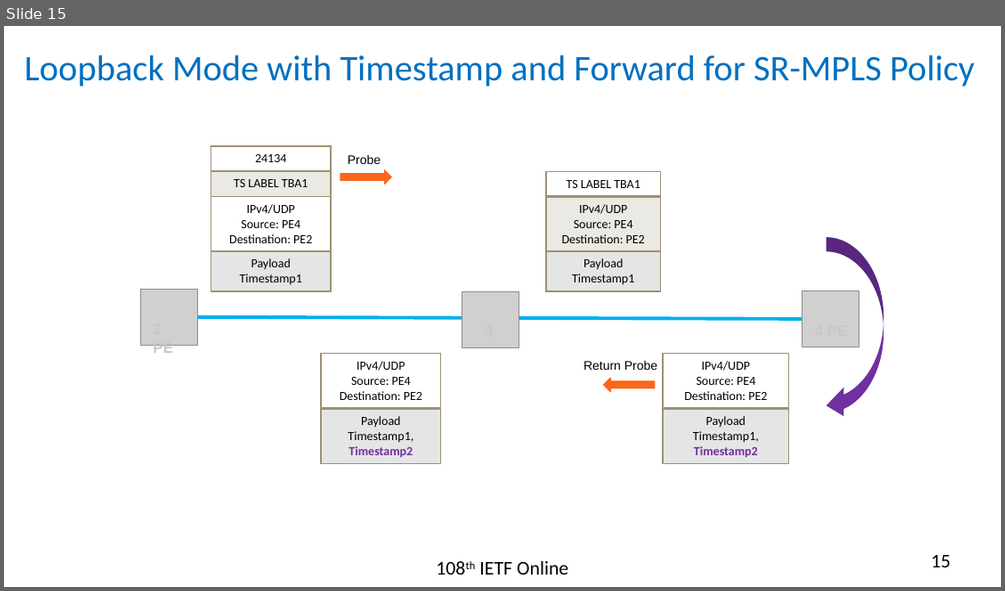
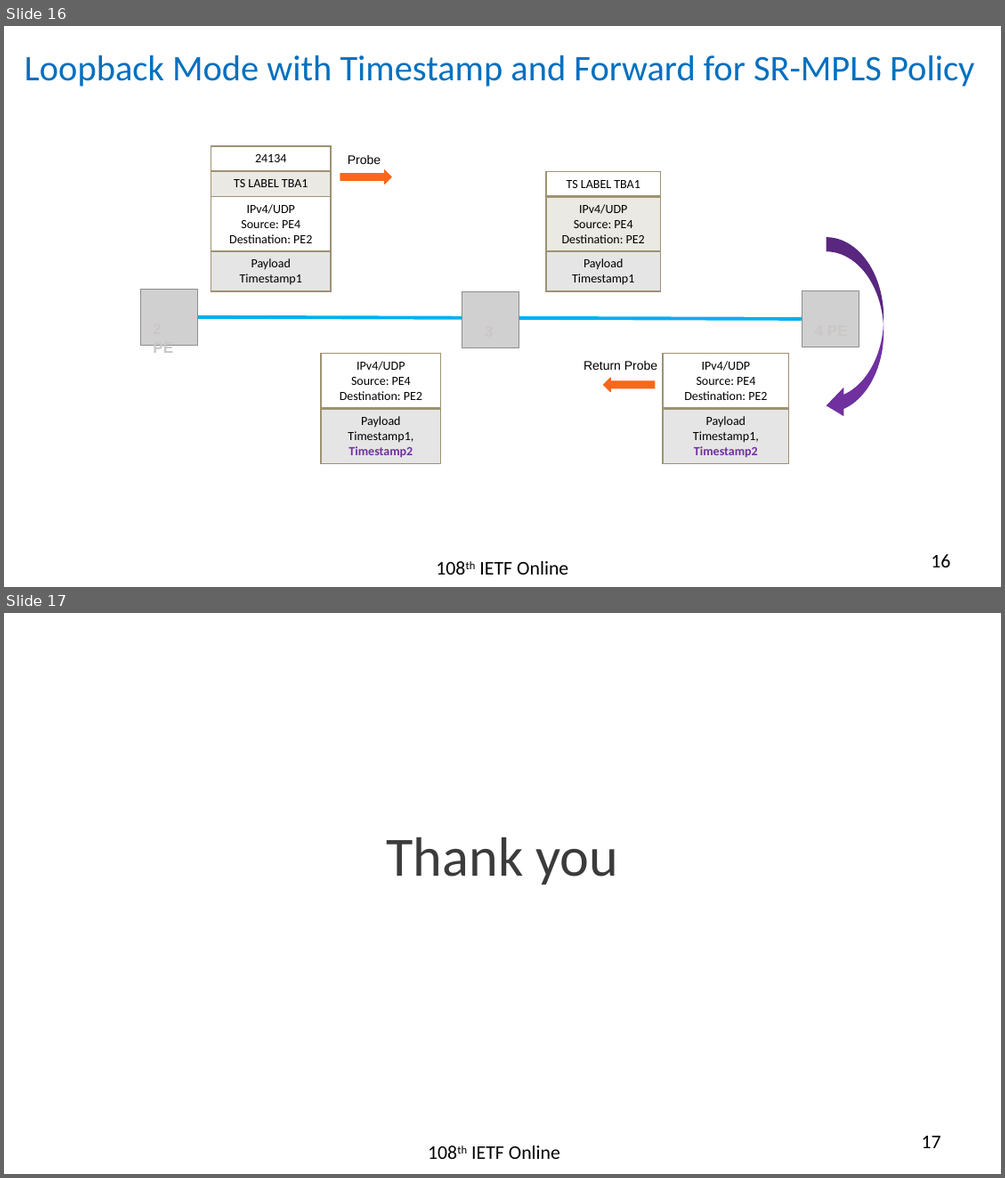
Before and after one commit to rakgandhi/ietf-slides, a slide deck: draft-gandhi-spring-sr-enhanced-plm-02.pptx. Shown one above the other, each under a label of ours: slide 15 before the commit, slides 16 and 17 after it. The pictures are 1005x591 and 1005x1178 pixels, drawn with LibreOffice and Linux fonts; fonts in the diff are those of the drawing; grey boxes stand for pictures. Boxes give left, top, right and bottom in pixels: in the first picture for what was removed or moved away, otherwise in the second. Text is boxed around its words. In the diff, an @@ line names an element or a change of style, - is before the commit and + after.

```diff
--- a/draft-gandhi-spring-sr-enhanced-plm-02.pptx
+++ b/draft-gandhi-spring-sr-enhanced-plm-02.pptx
@@ slide 17 added at bbox=[4, 613, 1001, 1174], background #FFFFFF @@
@@ text added at bbox=[387, 837, 618, 884], 40 pt, text #3B3B3B @@
+Thank you
@@ text added at bbox=[471, 1145, 560, 1159], 14 pt, text #000000 @@
+108th IETF Online
@@ page number added at bbox=[922, 1135, 941, 1148], 14 pt, text #000000 @@
+17
@@ what was slide 15 is now slide 16 @@
@@ page number at bbox=[930, 554, 950, 567]: text changed @@
-15
+16
```
Also in this commit, not shown: 2 slides changed, 1 other slide added, 5 other files.
